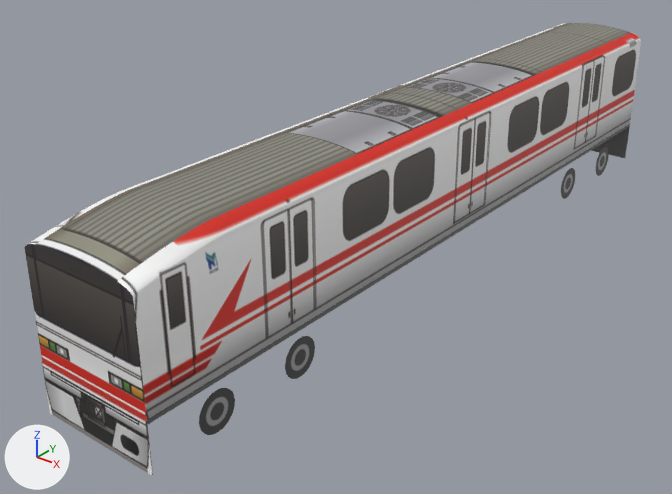
Renders of the glTF model mini-japanrail-3d/models/meitetsu-1800/car1.glb from each side of a commit.
Before and after are seen from a 50 mm lens placed at (11.24, -7.56, 9.98), pointed at (-1.01, 7.75, 0.49). The axes (+X, +Y, +Z) are drawn at lower left. The lights are the same throughout. The older version comes first. Vertices at exactly the same position are counted once.

Objects in the first picture: 'meitetsu-1800-car1'.
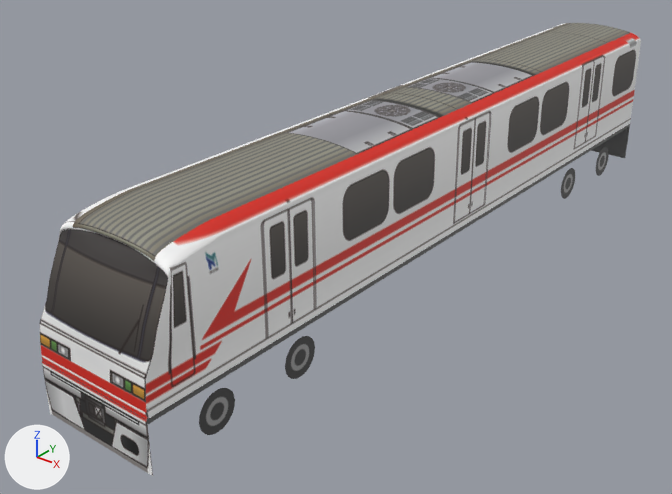
Pixel boxes [x1, y1, x2, y2] of what changed, in the pictures (672 x 494 px):
'meitetsu-1800-car1', reshaped: before [25, 23, 641, 476]; after [39, 23, 641, 476]
part 1 of me_meitetsu_1800_car1, cut back: before [25, 209, 198, 419]; after [39, 124, 630, 476]
part 2 of me_meitetsu_1800_car1, surface changed: before [153, 279, 158, 324]; after [159, 213, 185, 328]

Edits to the bpy script that builds the scene:
```text
Change me_meitetsu_1800_car1:
    used by ob_meitetsu_1800_car1; location = (0.0, 0.0, 0.0)
    remove me_meitetsu_1800_car1.from_pydata(...)  # 5573 vertices, 11126 faces; spans x -1.4..1.4, y 0.0..18.9, z 0.0..3.9
    add me_meitetsu_1800_car1.from_pydata(...)  # 7808 vertices, 15528 faces; spans x -1.4..1.4, y 0.0..18.9, z 0.0..3.9
    me_meitetsu_1800_car1 part 1: 46 vertices moved from x -1.4..1.3, y 0.2..1.7, z 2.6..3.8 to x -1.4..1.4, y 0.3..1.7, z 1.9..3.8; 179 vertices removed from x -1.4..1.4, y 0.0..0.8, z 1.8..3.7; 2414 vertices added at x -1.4..1.4, y 0.0..18.9, z 0.0..3.9
    me_meitetsu_1800_car1 part 2: 4 kept faces spanning x -1.4..1.4, y 0.4..1.8, z 2.6..3.8 get new texture (UV) coordinates
```
